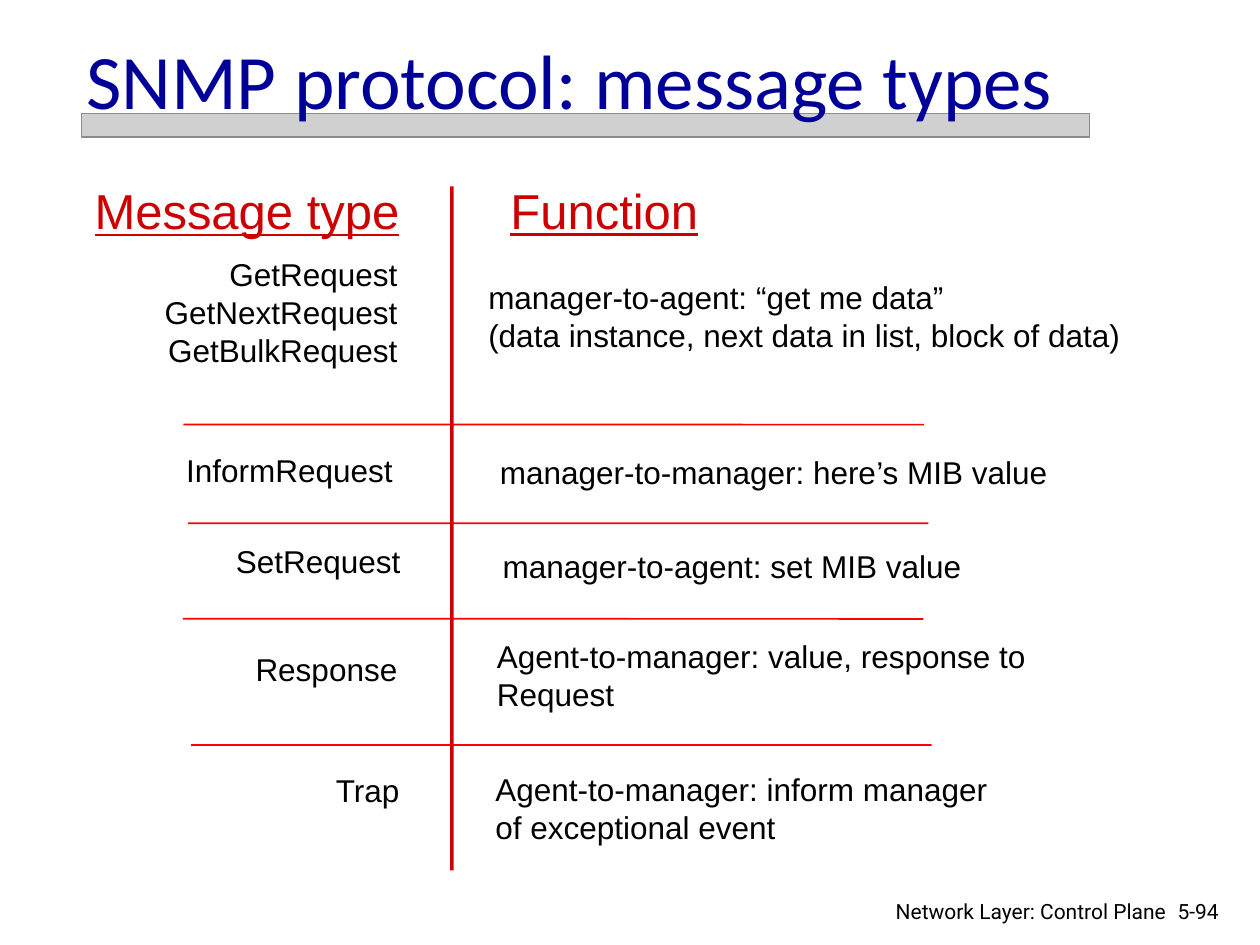
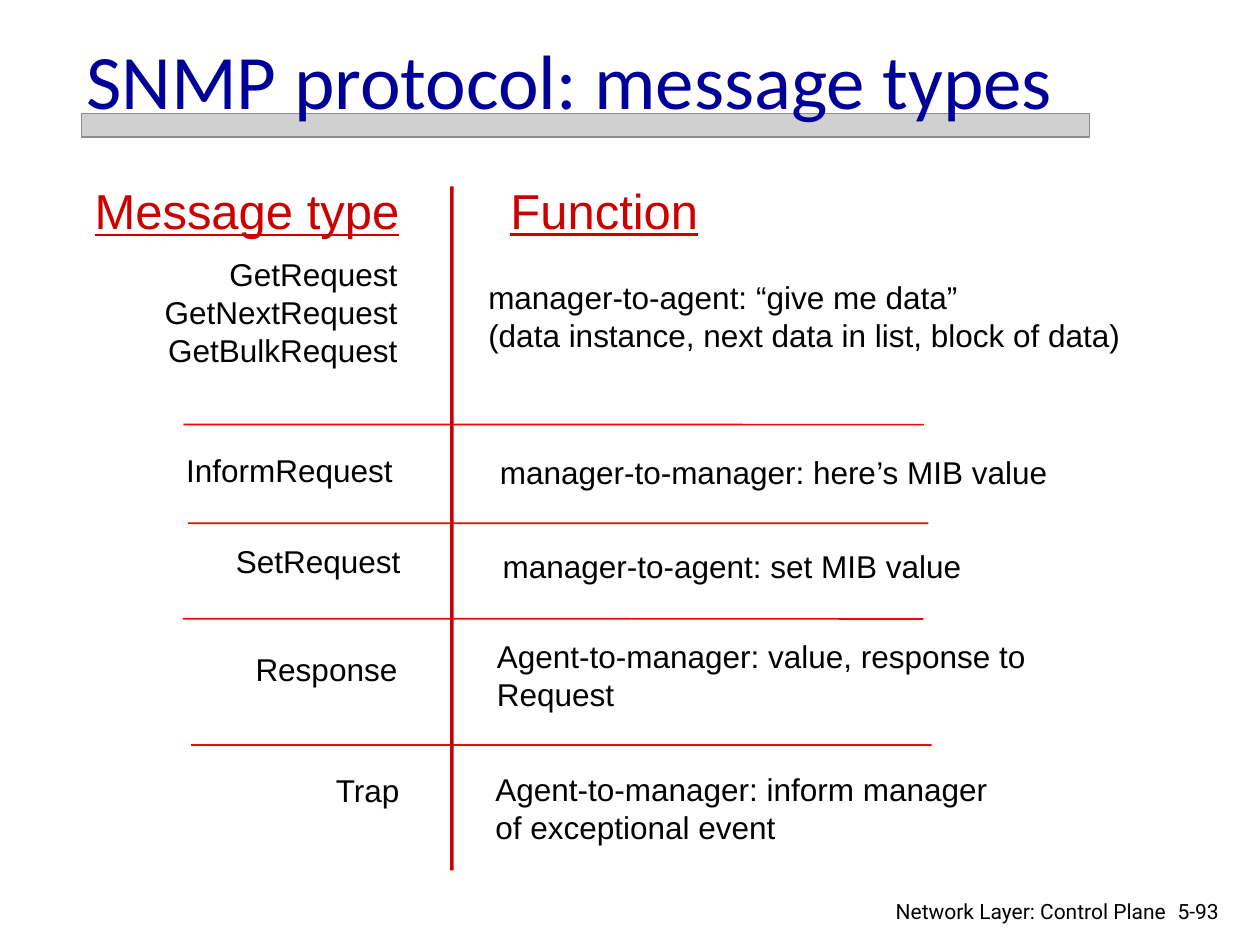
Before and after one commit to zhaoymbuffalo/CSE489-589, a slide deck: slide 93 of Ch5-summer-19.pptx (slide 94 before the commit). Drawn at 1260x945 pixels with LibreOffice and Linux fonts; fonts in the diff are those of the drawing; grey boxes stand for pictures. Boxes give left, top, right and bottom in pixels: in the first picture for what was removed or moved away, otherwise in the second. Text is boxed around its words. In the diff, an @@ line names an element or a change of style, - is before the commit and + after.

```diff
--- a/Ch5-summer-19.pptx
+++ b/Ch5-summer-19.pptx
@@ text at (488, 286, 958, 315): text changed @@
-manager-to-agent: “get me data”
+manager-to-agent: “give me data”
@@ page number at (1178, 904, 1219, 920): text changed @@
-5-94
+5-93
```
Also in this commit, not shown: 3 other slides changed, 1 slide removed.
